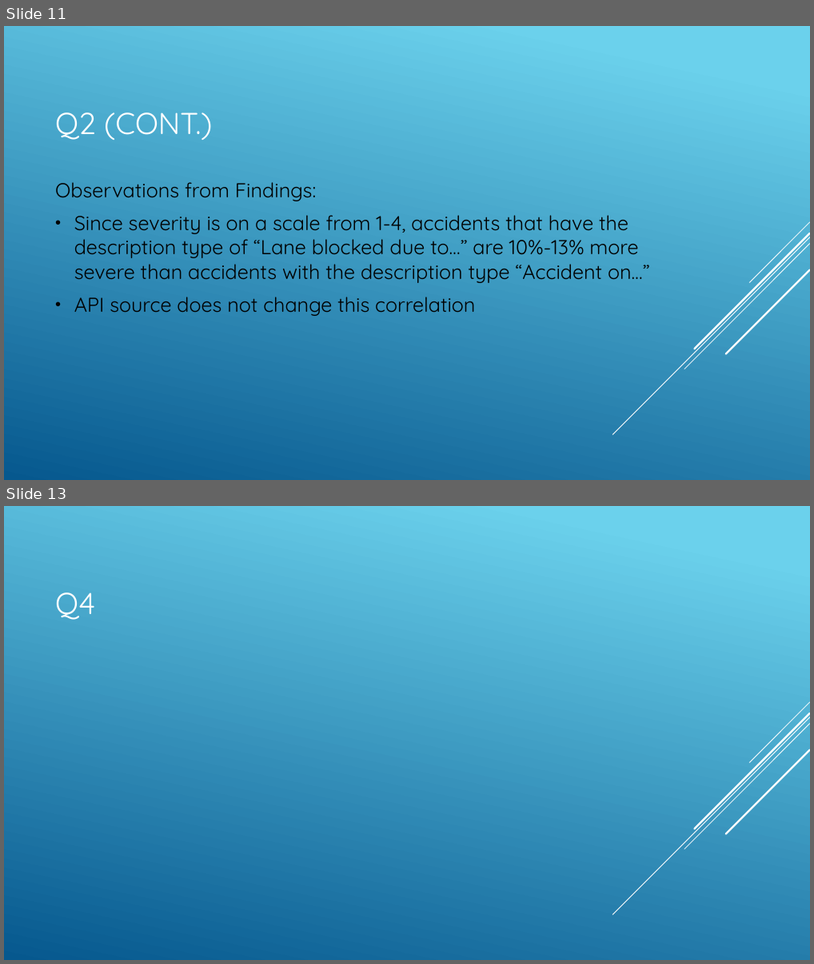
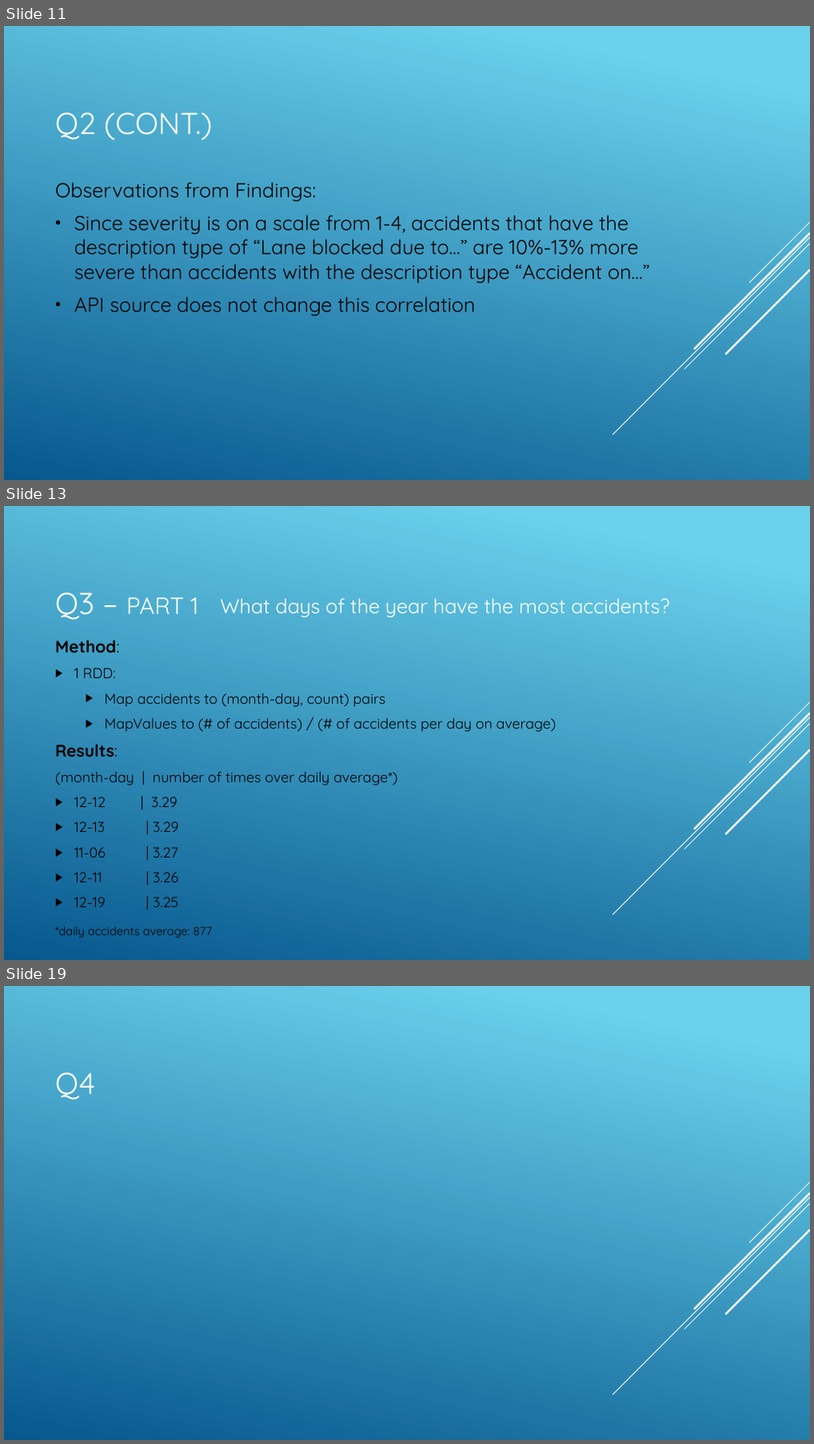
Before and after one commit to jyoo18/csc369FinalProject, a slide deck: slides.pptx. Shown one above the other, each under a label of ours: slides 11 and 13 before the commit, slides 11, 13 and 19 after it; the slides between them are not shown. The pictures are 814x964 and 814x1444 pixels, drawn with LibreOffice and Linux fonts; fonts in the diff are those of the drawing. Boxes give left, top, right and bottom in pixels: in the first picture for what was removed or moved away, otherwise in the second. Text is boxed around its words. In the diff, an @@ line names an element or a change of style, - is before the commit and + after.

```diff
--- a/slides.pptx
+++ b/slides.pptx
@@ slide 13 added at bbox=[4, 506, 810, 960], background gradient #6ED2EB to #06588E; not listed: 5 template elements that a slide beside it also shows @@
@@ title added at bbox=[55, 592, 198, 620], 28 pt, text #FFFFFF @@
+Q3 – PART 1
@@ text added at bbox=[220, 598, 670, 617], 24 pt, text #FFFFFF @@
+What days of the year have the most accidents?
@@ text added at bbox=[55, 640, 557, 907], 17 pt, text #000000 @@
+Method:
+▶ 1 RDD:
+  ▶ Map accidents to (month-day, count) pairs
+  ▶ MapValues to (# of accidents) / (# of accidents per day on average)
+Results:
+(month-day | number of times over daily average*)
+▶ 12-12 | 3.29
+▶ 12-13 | 3.29
+▶ 11-06 | 3.27
+▶ 12-11 | 3.26
+▶ 12-19 | 3.25
@@ text added at bbox=[55, 926, 213, 937], 14 pt, text #000000 @@
+*daily accidents average: 877
@@ what was slide 13 is now slide 19 @@
```
Also in this commit, not shown: 2 slides changed, 6 other slides added, 1 slide removed.
